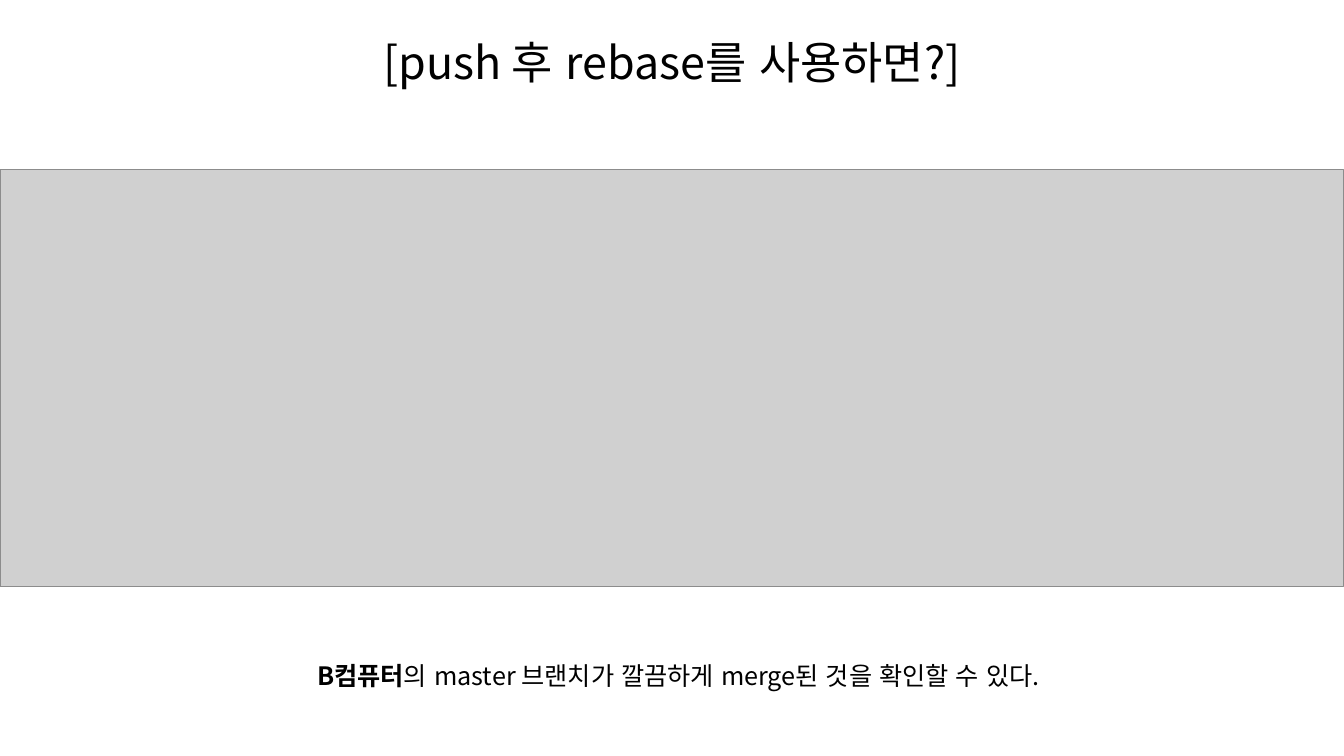
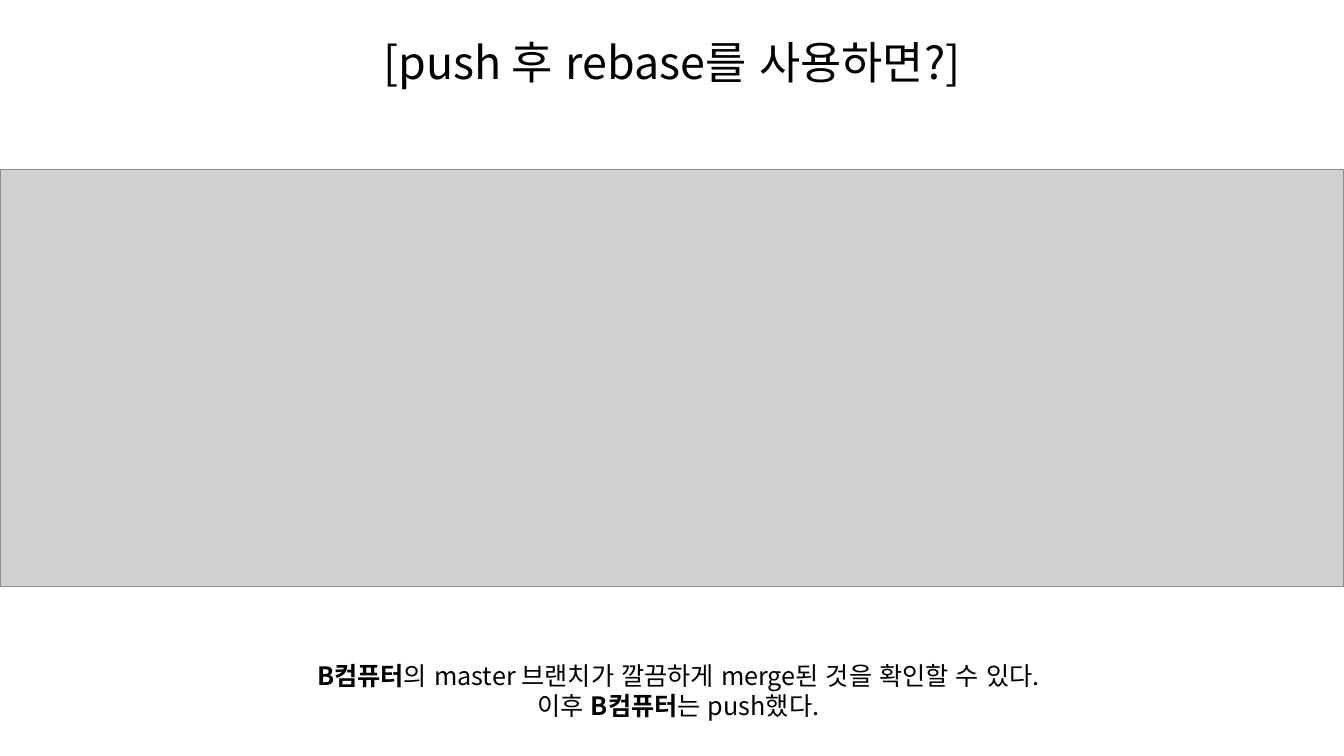
Before and after one commit to SeungHeeNoh/study_well, a slide deck: slide 45 of docs/9. rebase.pptx. Drawn at 1344x756 pixels with LibreOffice and Linux fonts; fonts in the diff are those of the drawing; grey boxes stand for pictures. Boxes give left, top, right and bottom in pixels: in the first picture for what was removed or moved away, otherwise in the second. Text is boxed around its words. In the diff, an @@ line names an element or a change of style, - is before the commit and + after.

```diff
--- a/docs/9. rebase.pptx
+++ b/docs/9. rebase.pptx
@@ text at <box>537,689,819,721</box>: paragraph added @@
+이후 B컴퓨터는 push했다.
```
Also in this commit, not shown: 6 other slides changed.
